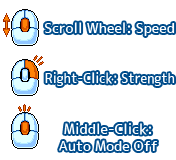
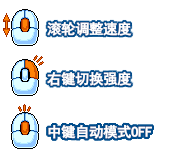
Revision of a layered 176px x 160px image; what changed, layer by layer:
removed layer "Middle-Click: Auto Mode Off" from group "Text" over [59, 123, 157, 151]
removed layer "Right-Click: Strength" from group "Text" over [45, 72, 175, 86]
removed layer "Scroll Wheel: Speed" from group "Text" over [45, 22, 175, 36]
added layer "中键自动模式OFF" in group "Text" over [48, 124, 152, 139]
added layer "右键切换强度" in group "Text" over [47, 71, 132, 86]
added layer "滚轮调整速度" in group "Text" over [47, 21, 132, 36]
added layer "背景色" in group "Text" over [45, 19, 154, 141]
